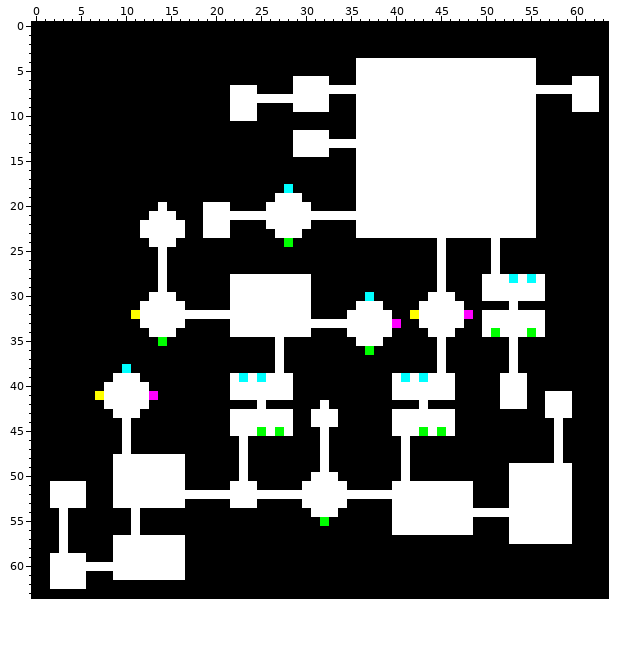
Pixel-art sprite, stored at Assets/DungeonAssets/Image/LayoutMap.png. The picture above was drawn from the file before the commit.
The file is 64x64 pixels.
Now the later version:
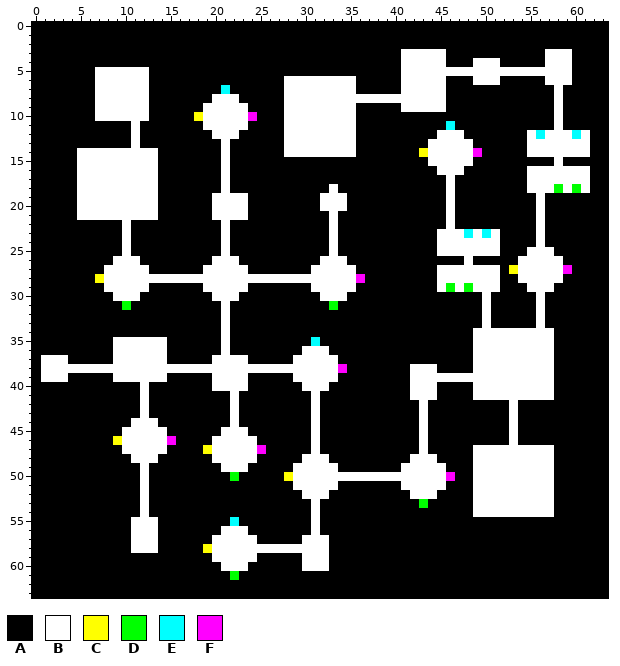
Palette (. is transparent): A #000000  B #ffffff  C #ffff00  D #00ff00  E #00ffff  F #ff00ff
Diff:
Changed rows in their new state; - is an unchanged pixel.
first column x 1:
 3 ----------------------------------------BBBBB-----------BBB---
 4 -----------------------------------AAAAA-----AAA---AAAA-BBB---
 5 ------BBBBBB-----------------------AAAAA---------------BBBB---
 6 ------BBBBBB---------------B----BBBAAAAA-----AAA---AAAA-BBBAAA
 7 ------BBBBBB--------EAAA---B-------AAAAA-----AAAAAAAAAAAA-AAAA
 8 ------BBBBBB-------BB-AAAAA-----BBB----------AAAAAAAAAA--B-AAA
 9 ------BBBBBB------BBB--A---B----BBBAAAAA-----AAAAAAAAAA--B-AAA
10 ------BBBBBB-----CBBB--F---BBBBBBBBAAAAAAAAAAAAAAAAAAAA--B----
11 ----------B-------BBBBB----BBBBBBBBAAAAAAAAAAEAAAAAAAAA--B----
12 ----------B--------BBB-----B----BBBAAAAAAAAA---AAAAAAA-EBBBEB-
13 ----------B---------B------B-------AAAAAAAA-----AAAAAA-BBBBBB-
14 ----BBBBBBBBB-------B------B----BBBAAAAAAAC-----FAAAAA-BBBBBB-
15 ----BBBBBBBBB-------B--------------AAAAAAAA-----AAAAAAA--B----
16 ----BBBBBBBBB-------B--------------AAAAAAAAA---AAAAAAA-BBBBBB-
17 ----BBBBBBBBB-------B--------------AAAAAAAAAA-AAAAAAAA-BBBBBB-
18 ----BBBBBBBBB-------B------A----B--AAAAAAAAAA-AAAAAAAA-BBDBDB-
19 ----BBBBBBBBB------BBBB---AAA--BBB-AAAAAAAAAA-AAAAAAAAAB------
20 ----BBBBBBBBBA----A--BB--AAAAA-BBB-AAAAAAAAAA-AAAAAAAAAB------
21 ----BBBBBBBB-AA---A----AAAAAAAAA-AAAAAAAAAAAA-AAAAAAAAAB------
22 ---------B-AAAAA--AA-----AAAAA--B--AAAAAAAAAA-AAAAAAAAAB------
23 ---------B-AAAAA--AA------AAA---B--AAAAAAAAA---E-E-AAAAB------
24 ---------B--AAA-----B------A----B------------BBBBB-----B------
25 ---------B---A------B-----------B------------BBBBB----BBB-----
26 --------BBB--A-----BBB---------BBB----------A--B--A--BBBBB----
27 -------BBBBB-A----BBBBB-------BBBBB----------BBBBB--CBBBBBF---
28 ------CBBBBBB-BBBBBBB---------BBBBBF---------BBBB--AA-B-BB----
29 -------BBBBB-A----BBB--AAAAAAABBBBB----------DBDB--AAA--B-----
30 --------BBB-AAA----BB-AAAAAAAA-BBB--A------AAA----AAAAA-------
31 ---------D-AAAAA----BAAAAAAAAA--D--AAA----AAAAA--B--A--B------
32 ----------AAAAAAAAAA-AAAAAAAAA----AAAAA--AAAAAAA--AAAAA-------
33 -----------AAAAA----BAAAAAAAAAAAAAAAAAAA--AAAAA---AAAAA-------
34 ------------AAA-----BAAAAAAAAA----AAAAA----AAA--B-B---B-B-----
35 --------BBBBBB------B-----A---E----AAA------A---BBBB-BBBB-----
36 --------BBBBBB------B-----A--BBB----A-------A---BBBB-BBBB-----
37 BBB-----BBBBBB-----BBBB---A-BBBBB-----------A---BBBB-BBBB-----
38 BBBBBBBBBBBBBBBBBBBBBBBBBB-BBBBBBF-------BBBA---BBBB-BBBB-----
39 BBB--------BBB-----BB-BAAAAABBBBB------AA-B---BBBBB---BBB-----
40 -------AAAA--------BB--AAAAA-BBB-------AA---AA--BBB---BBB-----
41 ------AAAAA-A---------AAAAAA--B--------AA---AA--BBB---BB-AA---
42 -------AAAA----------B--A-----BA-------------------A-A--AAA---
43 --------AAAB----------AAAAAA---AA------AAA-AAA------B---AAA---
44 ---------ABBB---------AAAAAA---AA------AAA-AAA------B----A----
45 ----------BBBB------B--AAAAA--BA-------AAABAAA------B----A----
46 --------C-BBBBF----BBB-B------BA--------A-B---------B----A----
47 ----------BBBB----CBBB-BF-----BA--------A-B-----BBBBBBBBBA----
48 --------AA---AAA---BBB-B-----BB---------ABBB----BBBBBBBBBA----
49 --------AAA-AAAA----BB------BBB-B--------BBBB---BBBB-----AA---
50 --------AAA-AAAA-----DA----CBB---BBBBBBB-BBBBF--BBBB-----AA---
51 -AAAA---AAA-AAAA-----AAA----B----A-----A-----AAABBBB-----AA---
52 -AAAA---AAA-AAAAAAAAAAAAAAAAA---AAAAAAAAA---AAAABBBB-----AA---
53 -AAAA---AAA-AAAA-----AAA-----A-AAA-----AAADAAAAABBBB-----AA---
54 --A-------AB-------------------AA------AAAAAAAAA---------AA---
55 --A--------BB--------E--------BA-------AAAAAAAAA----AAAAAAA---
56 --A--------BB-------BBB-------B--------AAAAAAAAA----AAAAAAA---
57 --A-----AA---AAA---BBBBB-----BBB--------------------AAAAAAA---
58 --A-----AA---AAA--CBBBBBBBBBBBBB------------------------------
59 -AAAA---AAAAAAAA---BBBBB-----BBB------------------------------
60 -AAAAAAAAAAAAAAA----BBB------BBB------------------------------
61 -AAAA---AAAAAAAA-----D----------------------------------------
62 -AAAA---------------------------------------------------------
Boxes around the changes in both pictures, in picture pixels (x1, y1, x2, y2):
changed: (41, 49, 599, 589)
